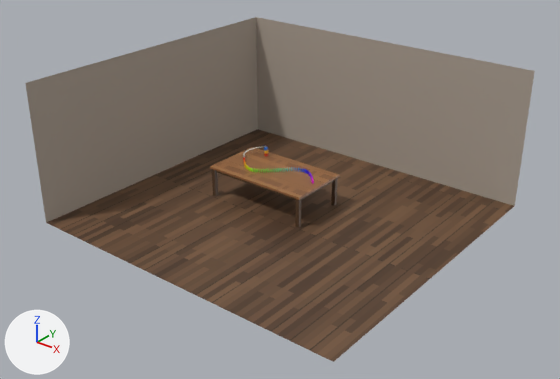
Two versions of the glTF model examples/domino-cascade/scene.glb, one commit apart.
The view is the same before and after, from a 50 mm lens placed at (10.21, -12.55, 8.1), pointed at (0.8, -0.78, 0.8). Every picture has the same lights, and +X, +Y and +Z are marked at lower left. The older version comes first. Where no turn or scale is listed for an object, it has been applied to the vertices.

Names of what the first picture shows: 'Floor', 'Side Wall', 'Table', 'Wall'.
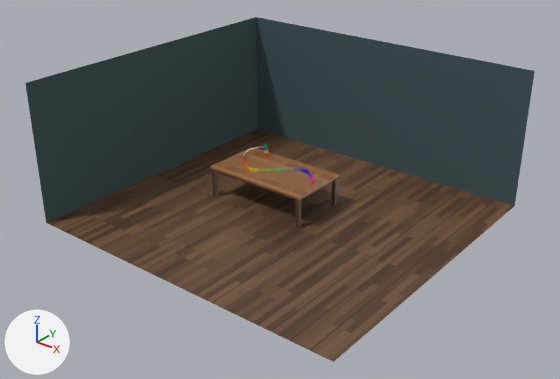
Patch to the scene script:
```diff
--- a/examples/domino-cascade/scene.glb.py
+++ b/examples/domino-cascade/scene.glb.py
@@ mat_plaster @@
 mat_plaster = principled_material('Plaster')
-mat_plaster.base_color = (0.42, 0.36, 0.3)  # grey #ada295
+mat_plaster.base_color = (0.05, 0.09, 0.1)  # dark cyan #3f5559
 mat_plaster.roughness = 0.92
```

Boxes (x1, y1, x2, y2) around the edits, measured in the pictures (560 x 379 px):
'Wall', recoloured (darker)
    both: (256, 17, 535, 206)
'Side Wall', recoloured (darker)
    both: (25, 17, 258, 223)
